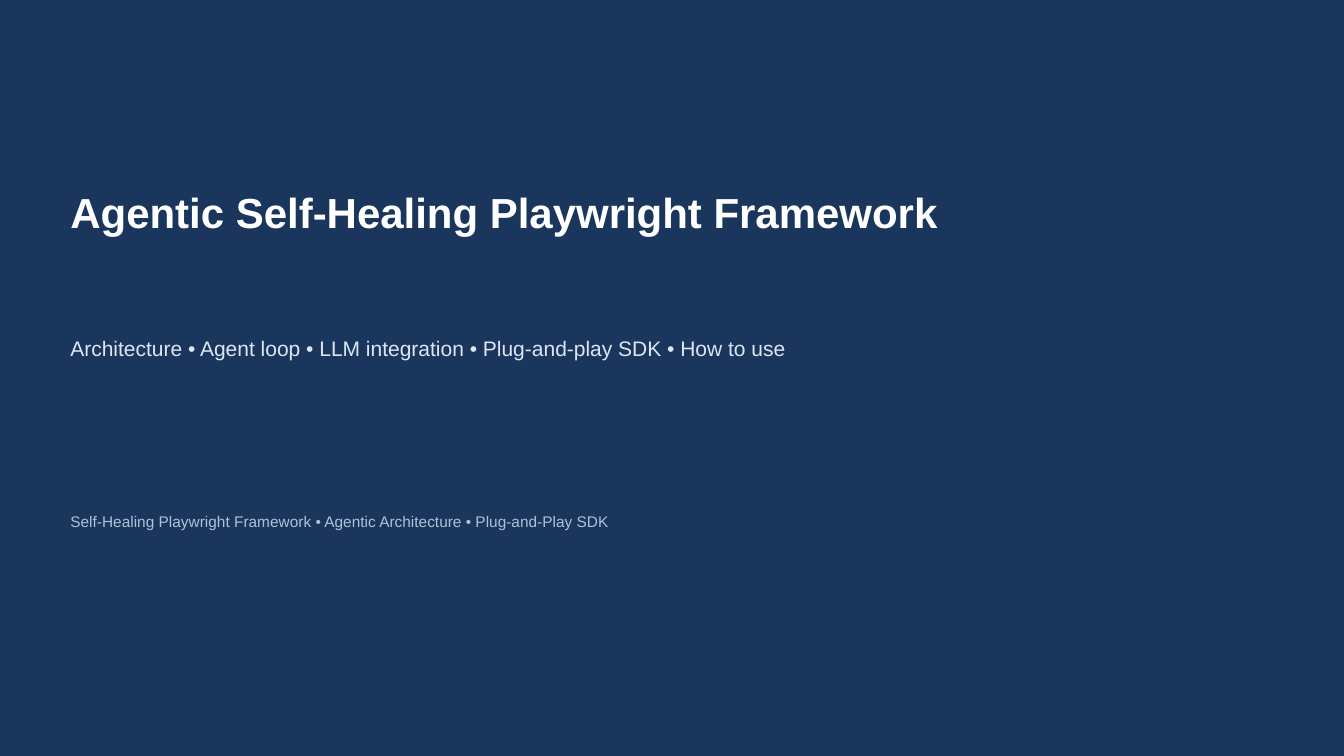
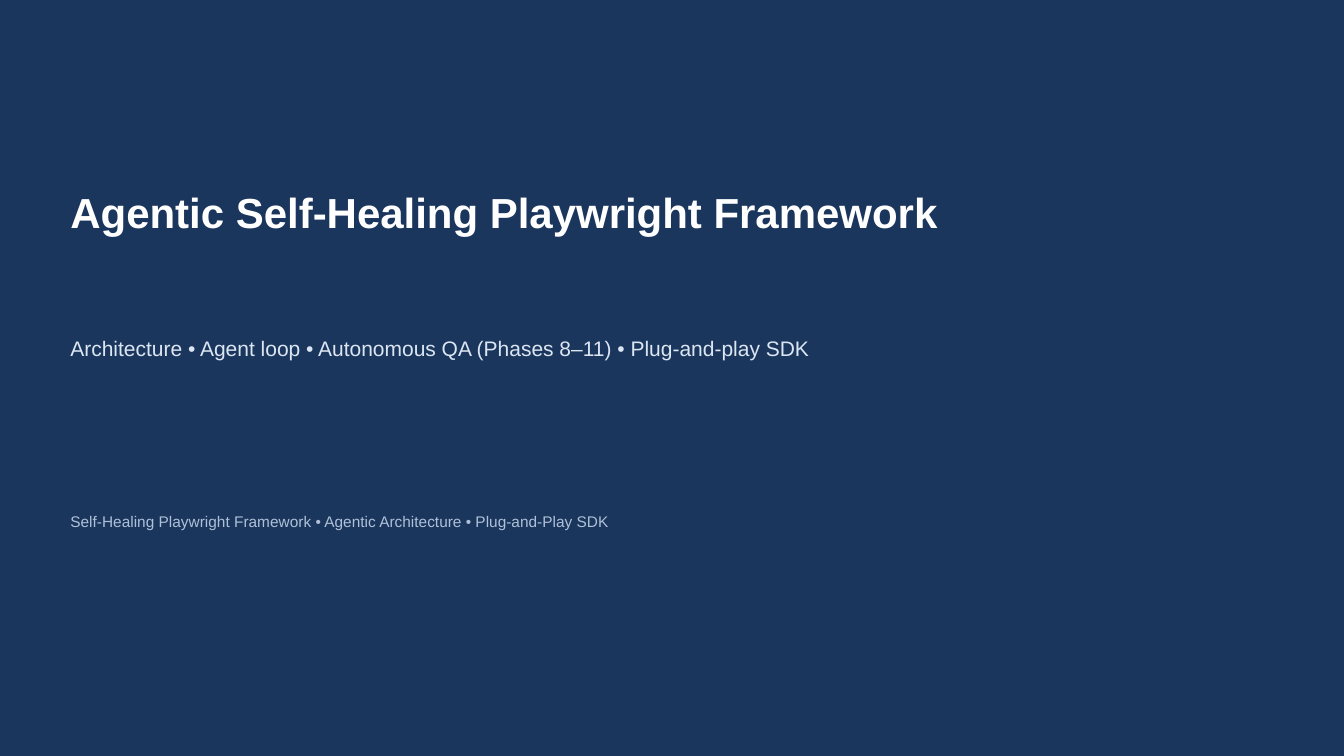
Before and after one commit to mmohansqaai/SelfHealingPlaywrightFramework, a slide deck: slide 1 of docs/Agentic-Healing-Technical-Presentation.pptx. Drawn at 1344x756 pixels with LibreOffice and Linux fonts; fonts in the diff are those of the drawing. Boxes give left, top, right and bottom in pixels: in the first picture for what was removed or moved away, otherwise in the second. Text is boxed around its words. In the diff, an @@ line names an element or a change of style, - is before the commit and + after.

```diff
--- a/docs/Agentic-Healing-Technical-Presentation.pptx
+++ b/docs/Agentic-Healing-Technical-Presentation.pptx
@@ text at (70, 340, 809, 360): text changed @@
-Architecture • Agent loop • LLM integration • Plug-and-play SDK • How to use
+Architecture • Agent loop • Autonomous QA (Phases 8–11) • Plug-and-play SDK
```
Also in this commit, not shown: 2 other slides changed, 3 slides added, 55 other files.
